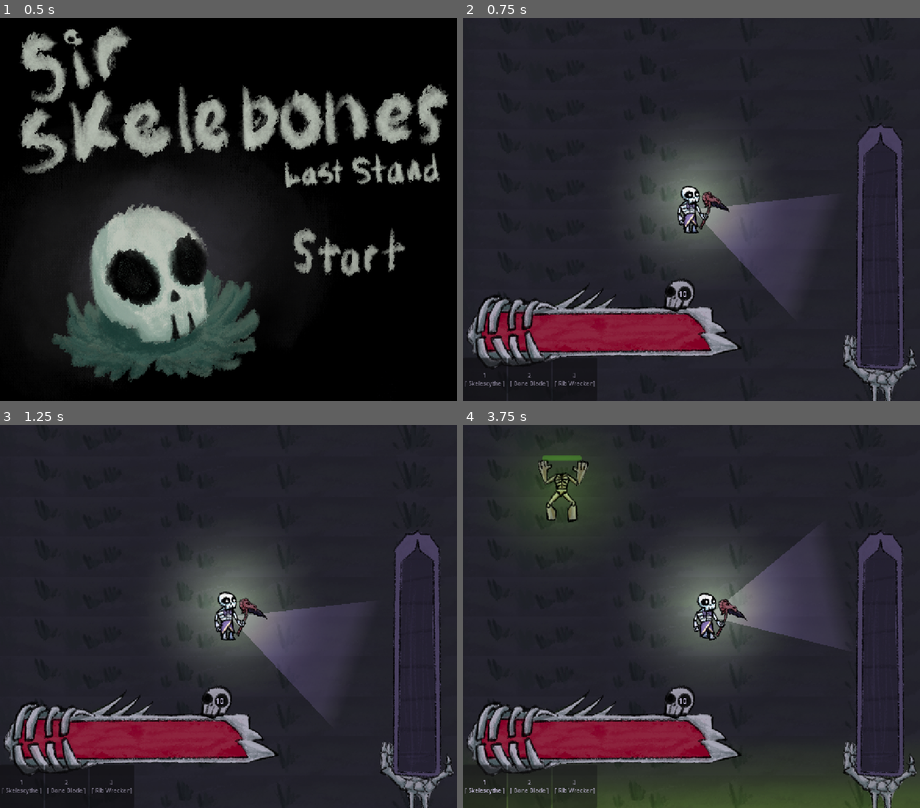
Above: before the commit, frames 1-4 (two rows, left to right).
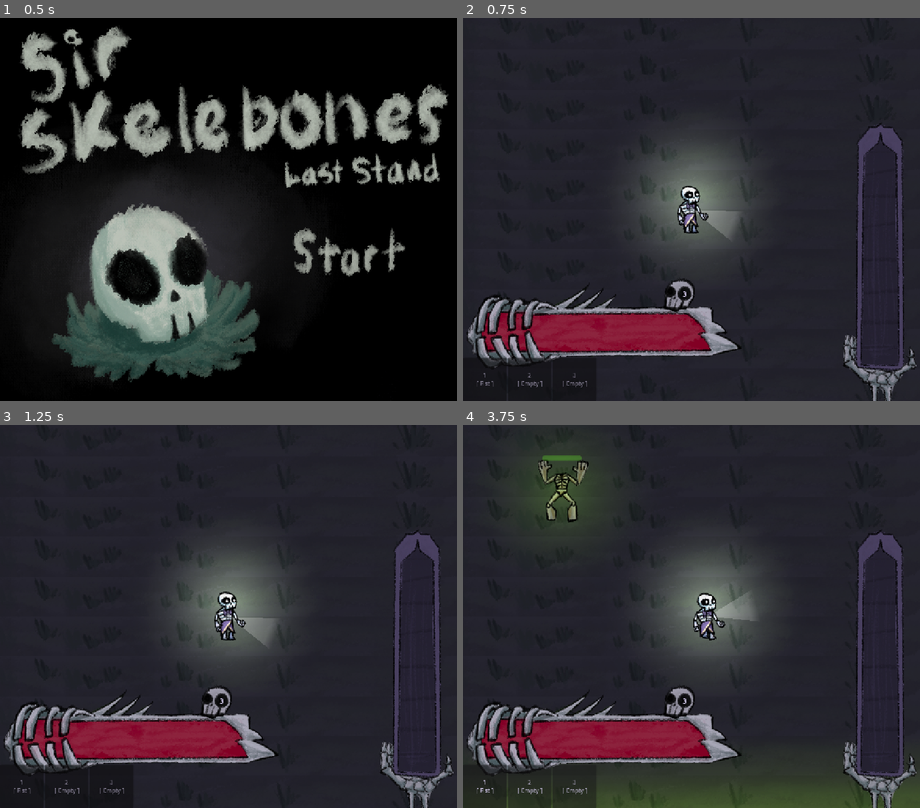
Above: after the commit, the same moments.

Repository: atlanticbomber/CranberryJam_Skeleton-fight
Game: Godot game, scene res://Scenes/start_screen.tscn
The game is run twice, just before and just after one commit, with the same random seed, the same clock (stepped at 60 frames per second) and the same inputs. The engine's default icon, where the game draws it, is replaced by a stand-in: a white triangle on a blue panel in a dark square.
Inputs (mouse positions are in pixels of both pictures, inside the frame that each line leads up to):
- Up to frame 1 (0.5 s): no input
- Up to frame 2 (0.75 s): click (810, 255) at 0.5 s
- Up to frame 3 (1.25 s): no input
- Up to frame 4 (3.75 s): click "10" (after the commit: "3") at 1.25 s; click "1 [ Skelescythe ]" (after the commit: "1 [ Fist ]") at 2 s; click "2 [ Bone Blade ]" (after the commit: "2 [ Empty ]") at 2.75 s; tap Enter (ui_accept) at 3.5 s; move the mouse to (792, 597) at 3.52 s; hold D (right) from 3.53 s (still down); tap 1 (Slot1) at 3.6 s

Frame 1 is identical in both runs. In frame 2, 4.0% of the frame differs, in the area x 0-79%, y 45-97%; in frame 3, 4.0%; in frame 4, 4.1%, in the area x 0-83%, y 28-97%.

Commit message:
Final Touches

Diff:
--- a/the-legend-of-sir-skelebones/Resources/Weapon/BasicHammer.tres
+++ b/the-legend-of-sir-skelebones/Resources/Weapon/BasicHammer.tres
@@ -14,6 +14,6 @@
 towardsCenter = -5.0
 delay = 1.0
 cooldown = 0.5
-damage = 50.0
+damage = 30.0
 texture = ExtResource("2_ws4md")
 metadata/_custom_type_script = "uid://dk5vp3u7drp0r"
--- a/the-legend-of-sir-skelebones/Resources/Weapon/BasicSycthe.tres
+++ b/the-legend-of-sir-skelebones/Resources/Weapon/BasicSycthe.tres
@@ -14,6 +14,6 @@
 towardsCenter = 200.0
 delay = 0.4
 cooldown = 0.4
-damage = 20.0
+damage = 25.0
 texture = ExtResource("2_d4rtl")
 metadata/_custom_type_script = "uid://dk5vp3u7drp0r"
--- a/the-legend-of-sir-skelebones/Resources/Weapon/fist.tres
+++ b/the-legend-of-sir-skelebones/Resources/Weapon/fist.tres
@@ -13,5 +13,6 @@
 shape = SubResource("CapsuleShape2D_nt1hv")
 delay = 0.1
 cooldown = 0.2
+damage = 15.0
 texture = ExtResource("2_nt1hv")
 metadata/_custom_type_script = "uid://dk5vp3u7drp0r"
--- a/the-legend-of-sir-skelebones/Scenes/game_ui.tscn
+++ b/the-legend-of-sir-skelebones/Scenes/game_ui.tscn
@@ -2,9 +2,7 @@
 
 [ext_resource type="Script" uid="uid://brtbvvs3hvk6y" path="res://Scripts/game_ui.gd" id="1_xjnnq"]
 [ext_resource type="Script" uid="uid://dk5vp3u7drp0r" path="res://Resources/Weapon/WeaponResource.gd" id="2_gjn1n"]
-[ext_resource type="Resource" uid="uid://dfbkjyrsa3b0k" path="res://Resources/Weapon/BasicSword.tres" id="3_1t2s1"]
-[ext_resource type="Resource" uid="uid://cyj0hbyjq2ncn" path="res://Resources/Weapon/BasicSycthe.tres" id="3_cjtla"]
-[ext_resource type="Resource" uid="uid://dq44832xpejvv" path="res://Resources/Weapon/BasicHammer.tres" id="3_gjn1n"]
+[ext_resource type="Resource" uid="uid://chk1xky3oyutb" path="res://Resources/Weapon/fist.tres" id="3_dvsk4"]
 [ext_resource type="Texture2D" uid="uid://bjvknmq7jbp34" path="res://Sprites/HealtHbar/Hback.png" id="5_74ohg"]
 [ext_resource type="Texture2D" uid="uid://be42co5ue4jpm" path="res://Sprites/HealtHbar/Hcase.png" id="6_cjtla"]
 [ext_resource type="Texture2D" uid="uid://dle0e218yjnma" path="res://Sprites/HealtHbar/Hbar.png" id="7_btved"]
@@ -68,7 +66,7 @@
 grow_horizontal = 2
 grow_vertical = 2
 script = ExtResource("1_xjnnq")
-slots = Array[ExtResource("2_gjn1n")]([ExtResource("3_cjtla"), ExtResource("3_1t2s1"), ExtResource("3_gjn1n"), null, null])
+slots = Array[ExtResource("2_gjn1n")]([ExtResource("3_dvsk4"), null, null, null, null, null])
 metadata/_edit_horizontal_guides_ = [1058.0, 943.0]
 
 [node name="Health" type="TextureProgressBar" parent="." unique_id=1900385450]
--- a/the-legend-of-sir-skelebones/Scenes/skillaton.tscn
+++ b/the-legend-of-sir-skelebones/Scenes/skillaton.tscn
@@ -650,12 +650,40 @@
 offset_right = -290.0
 offset_bottom = -13.0
 
-[node name="0221" parent="SkillTree" unique_id=2021606367 instance=ExtResource("3_c6shf")]
-layout_mode = 1
-offset_left = -555.0
-offset_top = -195.0
-offset_right = -455.0
-offset_bottom = -95.0
+[node name="031" parent="SkillTree" unique_id=943426954 instance=ExtResource("3_c6shf")]
+layout_mode = 1
+offset_left = -370.0
+offset_top = 50.0
+offset_right = -270.0
+offset_bottom = 150.0
+
+[node name="0311" parent="SkillTree" unique_id=1448697152 instance=ExtResource("3_c6shf")]
+layout_mode = 1
+offset_left = -541.0
+offset_top = -12.0
+offset_right = -441.0
+offset_bottom = 88.0
+
+[node name="032" parent="SkillTree" unique_id=231240854 instance=ExtResource("3_c6shf")]
+layout_mode = 1
+offset_left = -331.0
+offset_top = 195.0
+offset_right = -231.0
+offset_bottom = 295.0
+
+[node name="041" parent="SkillTree" unique_id=1358106362 instance=ExtResource("3_c6shf")]
+layout_mode = 1
+offset_left = 303.0
+offset_top = -13.0
+offset_right = 403.0
+offset_bottom = 87.0
+
+[node name="042" parent="SkillTree" unique_id=1731699647 instance=ExtResource("3_c6shf")]
+layout_mode = 1
+offset_left = 270.0
+offset_top = 177.0
+offset_right = 370.0
+offset_bottom = 277.0
 
 [node name="Hand" type="TextureRect" parent="." unique_id=266314377]
 custom_minimum_size = Vector2(300, 150)
--- a/the-legend-of-sir-skelebones/Scripts/STATS.gd
+++ b/the-legend-of-sir-skelebones/Scripts/STATS.gd
@@ -11,7 +11,7 @@
 var Vitamins: int
 var Vitaminscollected:int
 # Arms, Legs, Ribs
-var Bones:Array = [10,10,10]
+var Bones:Array = [0,0,0]
 
 var currentScene:String = "Menu"
 
@@ -28,11 +28,9 @@
 	"02":false,#Femurder
 	"03":false,#Rib Wrecker
 	"04":false,#Skelescythe
-
 	"011":false,#Atk+???
 	"012":false,#Atk Spd+
 	"013":false,#Range
-
 	"021":false,#Range
 	"022":false,#AtkSpd
 	"0221":false,#Bones
@@ -48,18 +46,26 @@
 	PlayerHP = MaxPlayerHP
 	PlayerSpeed = 330
 	PlayerAttack = 1.0
-	PlayerLevels = [0,0,0]
 	skills = {
 	"0":true, #origin
 	"01":false,#Bone Blade
 	"02":false,#Femurder
 	"03":false,#Rib Wrecker
 	"04":false,#Skelescythe
-	"011":false,#i guess upgrade???
-	"031":false#i guess another upgrade???
+	"011":false,#Atk+???
+	"012":false,#Atk Spd+
+	"013":false,#Range
+	"021":false,#Range
+	"022":false,#AtkSpd
+	"0221":false,#Bones
+	"031":false,#atk
+	"0311":false,#atk
+	"032":false,#atkspd
+	"041":false,#range
+	"042":false,#atkspd
 	}
 	MaxDemeter = 5
 	Demeter = 0.0
-	Vitamins = 10
+	Vitamins = 3
 	Vitaminscollected = 0
 	PlayerLevels = [0,0,0]
--- a/the-legend-of-sir-skelebones/Scripts/game_ui.gd
+++ b/the-legend-of-sir-skelebones/Scripts/game_ui.gd
@@ -27,7 +27,7 @@
 		Stats.Bones[randomBone]+=1
 
 		Stats.Demeter = 0
-		Stats.MaxDemeter = floori(5 * (1.2**Stats.Vitaminscollected))
+		Stats.MaxDemeter = floori(3 * (1.2**Stats.Vitaminscollected))
 
 	HealthBar.value = Stats.PlayerHP
 	HealthBar.max_value = Stats.MaxPlayerHP
--- a/the-legend-of-sir-skelebones/Scripts/skill_node.gd
+++ b/the-legend-of-sir-skelebones/Scripts/skill_node.gd
@@ -12,13 +12,20 @@
 	"03":{"sprite": sprites["active"],"cost":[1,0,0,2],"name":"Rib Wrecker","tip":"A strong hammer made from rib, your bulk is gone but the smash is still here"},
 	"04":{"sprite": sprites["active"],"cost":[1,1,1,1],"name":"Skelescythe","tip":"A strong scyther made from skeleton, let the ring of death surround you"},
 
-	"011":{"sprite": sprites["spec"],"cost":[1,0,0,0],"name":"Atk+","tip":"Atk+"},
-	"012":{"sprite": sprites["spec"],"cost":[1,0,0,0],"name":"Atk Spd+","tip":"Atk Spd+"},
-	"013":{"sprite": sprites["spec"],"cost":[1,0,0,0],"name":"Range+","tip":"Range+"},
+	"011":{"sprite": sprites["spec"],"cost":[1,1,0,0],"name":"Atk+","tip":"Atk+"},
+	"012":{"sprite": sprites["spec"],"cost":[1,1,0,0],"name":"Atk Spd+","tip":"Atk Spd+"},
+	"013":{"sprite": sprites["spec"],"cost":[1,1,0,0],"name":"Range+","tip":"Range+"},
 
-	"021":{"sprite": sprites["spec"],"cost":[1,0,0,0],"name":"Range+","tip":"Range+"},
-	"022":{"sprite": sprites["spec"],"cost":[1,0,0,0],"name":"Atk Spd+","tip":"Atk Spd+"},
-	"0221":{"sprite": sprites["spec"],"cost":[1,0,0,0],"name":"Bones+","tip":"Bones+"},
+	"021":{"sprite": sprites["spec"],"cost":[1,0,1,0],"name":"Range+","tip":"Range+"},
+	"022":{"sprite": sprites["spec"],"cost":[1,0,1,0],"name":"Atk Spd+","tip":"Atk Spd+"},
+	"0221":{"sprite": sprites["spec"],"cost":[1,1,1,1],"name":"Bones+","tip":"Bones+"},
+
+	"031":{"sprite": sprites["spec"],"cost":[1,0,0,1],"name":"Atk+","tip":"Atk+"},
+	"0311":{"sprite": sprites["spec"],"cost":[1,0,0,2],"name":"Atk++","tip":"Atk++"},
+	"032":{"sprite": sprites["spec"],"cost":[1,0,0,1],"name":"Atk Spd+","tip":"Atk Spd++"},
+
+	"041":{"sprite": sprites["spec"],"cost":[1,1,0,1],"name":"Atk Spd+","tip":"Range+"},
+	"042":{"sprite": sprites["spec"],"cost":[1,0,1,1],"name":"Range+","tip":"Atk+"},
 	}
 func _ready() -> void:
 	#die if theres 3 weapons alr
@@ -63,15 +70,20 @@
 		if name == "01":
 			get_parent().get_parent().get_parent().get_parent().slots[Stats.weaponsAquired] = load("res://Resources/Weapon/BasicSword.tres")
 			Stats.weaponsAquired+=1
+			get_parent().get_parent().get_parent().get_parent().slots[Stats.weaponsAquired] = load("res://Resources/Weapon/fist.tres")
 		elif name == "02":
 			get_parent().get_parent().get_parent().get_parent().slots[Stats.weaponsAquired] = load("res://Resources/Weapon/BasicFemur.tres")
 			Stats.weaponsAquired+=1
+			get_parent().get_parent().get_parent().get_parent().slots[Stats.weaponsAquired] = load("res://Resources/Weapon/fist.tres")
 		elif name == "03":
 			get_parent().get_parent().get_parent().get_parent().slots[Stats.weaponsAquired] = load("res://Resources/Weapon/BasicHammer.tres")
 			Stats.weaponsAquired+=1
+			get_parent().get_parent().get_parent().get_parent().slots[Stats.weaponsAquired] = load("res://Resources/Weapon/fist.tres")
 		elif name == "04":
 			get_parent().get_parent().get_parent().get_parent().slots[Stats.weaponsAquired] = load("res://Resources/Weapon/BasicSycthe.tres")
 			Stats.weaponsAquired+=1
+			get_parent().get_parent().get_parent().get_parent().slots[Stats.weaponsAquired] = load("res://Resources/Weapon/fist.tres")
+
 
 		#Sword Specs
 		elif name == "011":
@@ -98,6 +110,29 @@
 			femur.delay -= 0.1
 			femur.cooldown -=0.1
 
+		#Hammer
+		elif name == "031":
+			var hammer:WeaponResource = load("res://Resources/Weapon/BasicHammer.tres")
+			hammer.damage += 10
+		elif name == "0311":
+			var hammer:WeaponResource = load("res://Resources/Weapon/BasicHammer.tres")
+			hammer.damage += 20
+		elif name == "032":
+			var hammer:WeaponResource = load("res://Resources/Weapon/BasicHammer.tres")
+			hammer.delay -= 0.2
+			hammer.cooldown -=0.1
+
+		#Scythe
+		elif name == "041":
+			var scythe:WeaponResource = load("res://Resources/Weapon/BasicSycthe.tres")
+			scythe.delay -= 0.2
+			scythe.cooldown -=0.1
+		elif name == "042":
+			var scythe:WeaponResource = load("res://Resources/Weapon/BasicSycthe.tres")
+			var newShape: CapsuleShape2D= scythe.shape
+			newShape.radius +=50
+			newShape.height +=100
+			scythe.shape = newShape
 
 	elif Stats.skills[name]:
 		print("bought already")
@@ -108,7 +143,7 @@
 	if name in nodeInfo:
 		icon = load(nodeInfo[name]["sprite"])
 		text = nodeInfo[name]["name"]
-		if not Stats.skills[name]:
+		if not Stats.skills[str(name)]:
 			text +="\nVitamins: "+str(nodeInfo[name]["cost"][0])
 			text += "\nArms: "+str(nodeInfo[name]["cost"][1]) if (nodeInfo[name]["cost"][1])>0 else ""
 			text += "\nLegs: "+str(nodeInfo[name]["cost"][2]) if (nodeInfo[name]["cost"][2])>0 else ""
Not shown, changed: the-legend-of-sir-skelebones/Sprites/skelebro/Body.png.import
Not shown, changed: the-legend-of-sir-skelebones/Sprites/skelebro/Bow.png.import
Not shown, changed: the-legend-of-sir-skelebones/Sprites/skelebro/Eye.png.import
Not shown, changed: the-legend-of-sir-skelebones/Sprites/skelebro/Fist.png.import
Not shown, changed: the-legend-of-sir-skelebones/Sprites/skelebro/Foot.png.import
Not shown, changed: the-legend-of-sir-skelebones/Sprites/skelebro/Hand.png.import
Not shown, changed: the-legend-of-sir-skelebones/Sprites/skelebro/LowerArm.png.import
Not shown, changed: the-legend-of-sir-skelebones/Sprites/skelebro/RealFist.png.import
Not shown, changed: the-legend-of-sir-skelebones/Sprites/skelebro/Skull.png.import
Not shown, changed: the-legend-of-sir-skelebones/Sprites/skelebro/UpperArm.png.import
